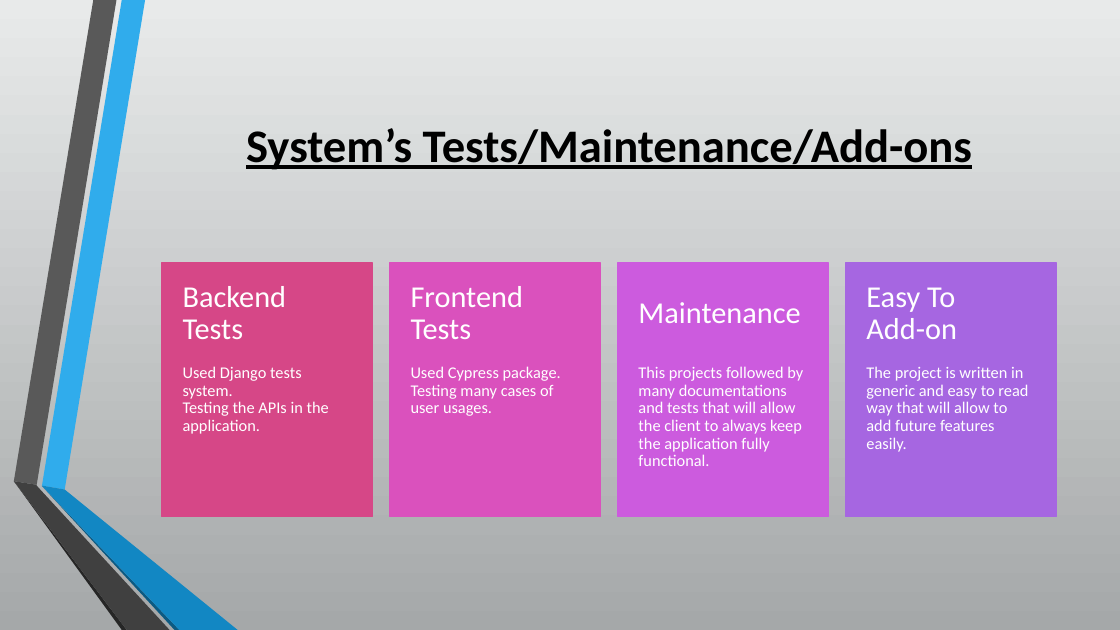
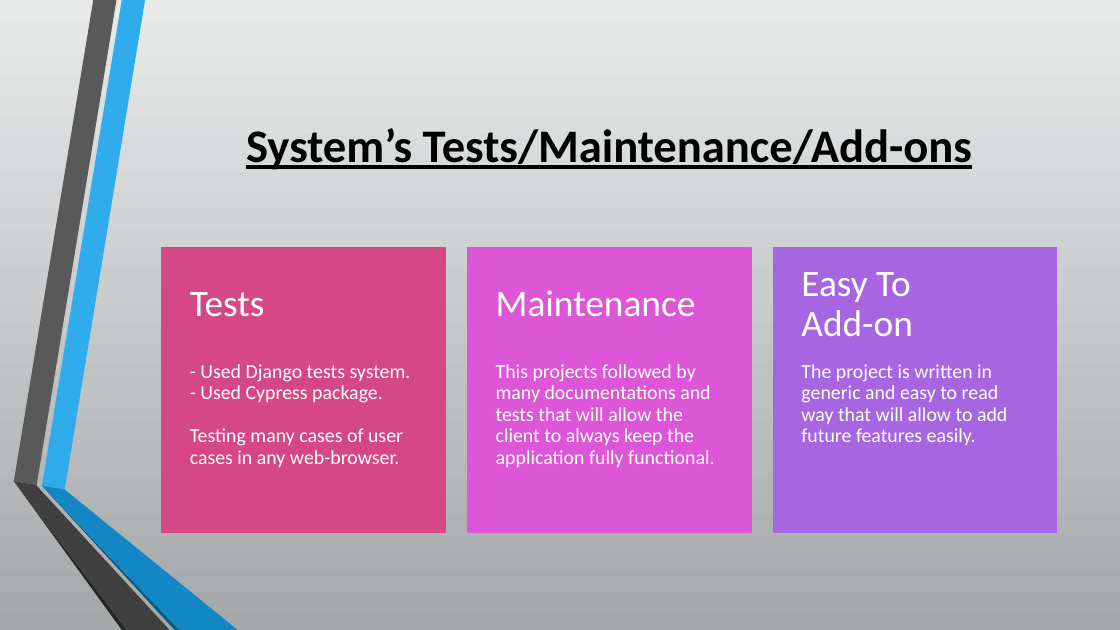
Before and after one commit to csbarak/MolOpt_Students_2023, a slide deck: slide 11 of Documents/Molopt - Full Project Presentation.pptx. Drawn at 1120x630 pixels with LibreOffice and Linux fonts; fonts in the diff are those of the drawing. Boxes give left, top, right and bottom in pixels: in the first picture for what was removed or moved away, otherwise in the second. Text is boxed around its words. In the diff, an @@ line names an element or a change of style, - is before the commit and + after.

```diff
--- a/Documents/Molopt - Full Project Presentation.pptx
+++ b/Documents/Molopt - Full Project Presentation.pptx
@@ rectangle resized from (x1=162, y1=263, x2=373, y2=517) to (x1=162, y1=248, x2=445, y2=533) @@
@@ rectangle removed at (x1=390, y1=263, x2=601, y2=517) @@
@@ text "Maintenance" at (x1=496, y1=290, x2=696, y2=316): size 26 to 32 pt; more space between paragraphs @@
@@ text "Maintenance" moved from (x1=638, y1=302, x2=800, y2=323) to (x1=496, y1=290, x2=696, y2=316) @@
@@ rectangle resized from (x1=618, y1=263, x2=828, y2=517) to (x1=468, y1=248, x2=751, y2=533) @@
@@ rectangle at (x1=468, y1=248, x2=751, y2=533): fill #CC5BDE to #DC56D7; outline #CC5BDE 1.25 pt to #DC56D7 1.25 pt @@
@@ text "Easy To Add-on" moved from (x1=866, y1=287, x2=957, y2=339) to (x1=801, y1=272, x2=912, y2=336) @@
@@ text "Easy To Add-on" at (x1=801, y1=272, x2=912, y2=336): size 26 to 32 pt; more space between paragraphs @@
@@ rectangle resized from (x1=846, y1=263, x2=1057, y2=517) to (x1=774, y1=248, x2=1057, y2=533) @@
@@ text at (x1=190, y1=292, x2=265, y2=317): text changed; size 26 to 32 pt @@
-Backend Tests
+Tests
@@ text removed at (x1=411, y1=286, x2=523, y2=339) @@
-Frontend Tests
@@ text at (x1=190, y1=364, x2=411, y2=467): text changed; size 14 to 17 pt @@
-Used Django tests system.
-Testing the APIs in the application.
+- Used Django tests system.
+- Used Cypress package.
+Testing many cases of user cases in any web-browser.
@@ text removed at (x1=411, y1=366, x2=561, y2=416) @@
-Used Cypress package.
-Testing many cases of user usages.
@@ text "This projects followed by many ..." at (x1=496, y1=364, x2=714, y2=467): size 14 to 17 pt; more space between paragraphs @@
@@ text "This projects followed by many ..." moved from (x1=638, y1=366, x2=803, y2=466) to (x1=496, y1=364, x2=714, y2=467) @@
@@ text "The project is written in ..." moved from (x1=866, y1=366, x2=1028, y2=452) to (x1=801, y1=364, x2=1007, y2=445) @@
@@ text "The project is written in ..." at (x1=801, y1=364, x2=1007, y2=445): size 14 to 17 pt; more space between paragraphs @@
```
Also in this commit, not shown: 5 other slides changed, 1 slide added, 1 slide removed.
